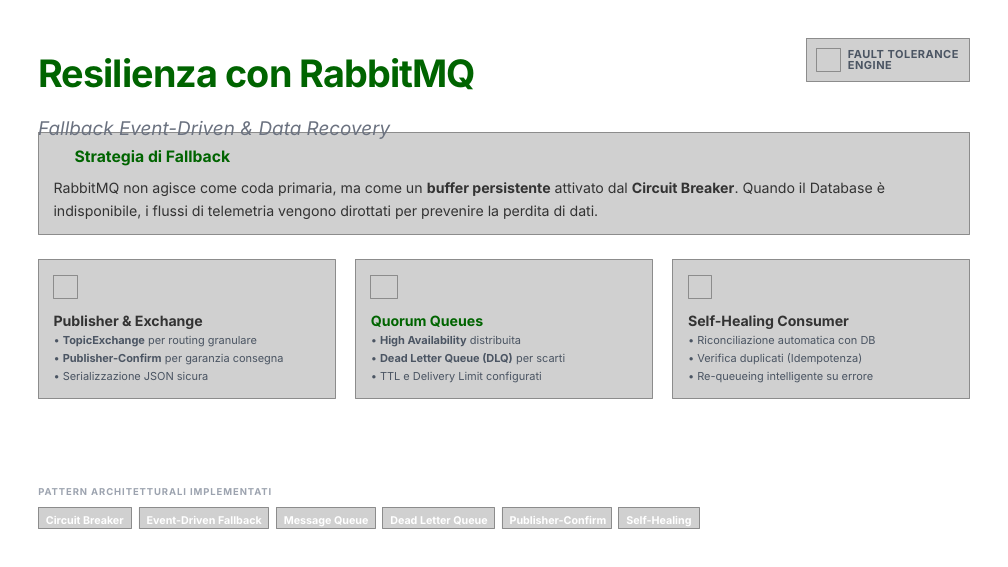
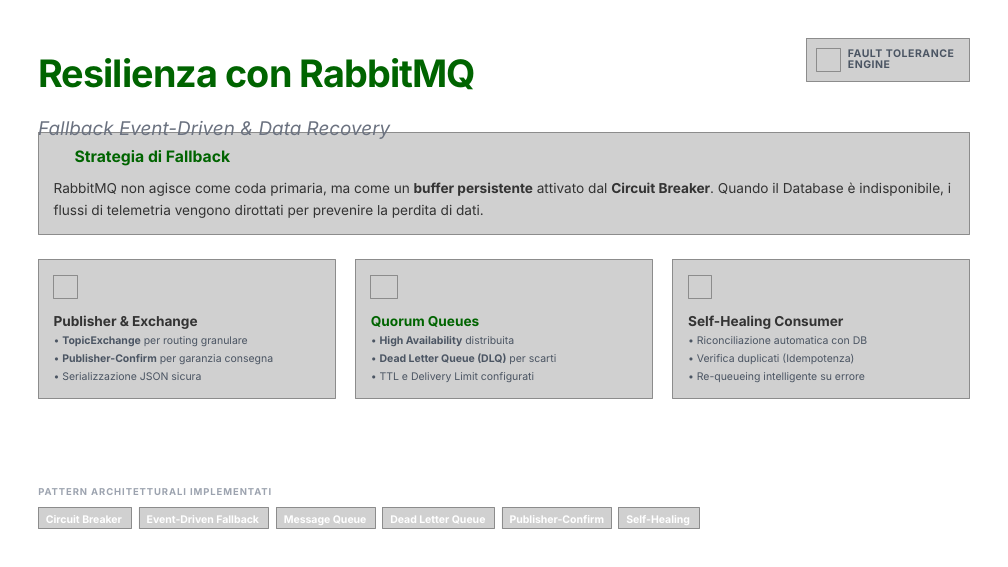
Before and after one commit to nameisalfio/nexus-energy-ds, a slide deck: slide 4 of Nexus Energy Distributed Service.pptx. Drawn at 1008x567 pixels with LibreOffice and Linux fonts; fonts in the diff are those of the drawing; grey boxes stand for pictures; background and template pictures are left out. Boxes give left, top, right and bottom in pixels: in the first picture for what was removed or moved away, otherwise in the second. Text is boxed around its words. In the diff, an @@ line names an element or a change of style, - is before the commit and + after.

```diff
--- a/Nexus Energy Distributed Service.pptx
+++ b/Nexus Energy Distributed Service.pptx
@@ text at (848,49,954,68): text changed; size 10.5 to 10 pt @@
-FAULT TOLERANCE
-ENGINE
+FAULT TOLERANCE
+ENGINE
@@ text "RabbitMQ non agisce come coda ..." at (54,182,951,218): size 13.5 to 13 pt; line spacing 21.9pt to 21pt @@
@@ size 13.5 to 13 pt in 3 elements at (688,315,843,329), (54,315,198,329), (371,316,479,327) @@
@@ size 10.5 to 10 pt; line spacing 12.2pt to 12pt in 9 elements at (62,336,248,346), (62,354,274,364), (62,372,201,380), (380,336,514,346), (380,353,557,364), (380,372,534,382), (697,336,867,344), (697,354,854,364), (697,372,865,382) @@
@@ size 10.2 to 10 pt; line spacing 15.3pt to 15pt in 6 elements at (147,515,259,523), (390,516,486,523), (510,515,605,523), (46,515,122,523), (284,516,367,525), (626,515,690,525) @@
```
Also in this commit, not shown: 8 other slides changed, 1 slide added.
